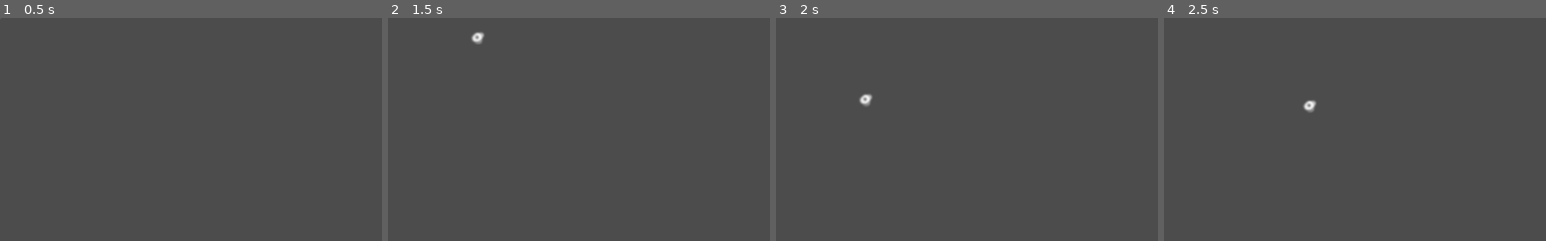
Above: before the commit, frames 1-4 (left to right).
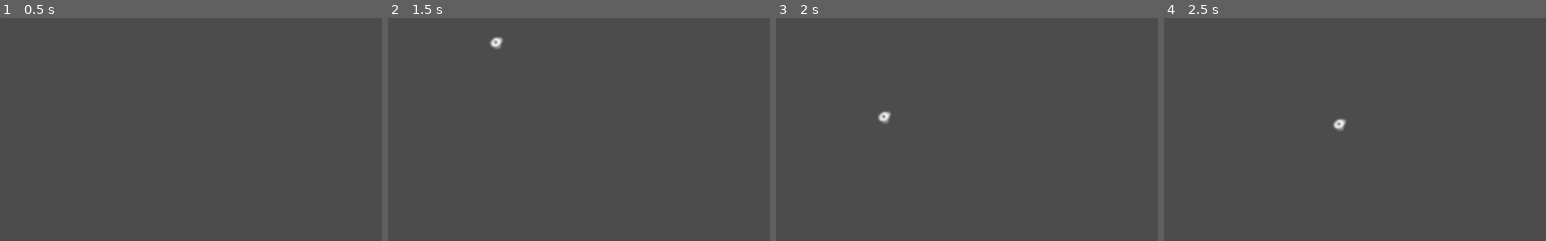
Above: after the commit, the same moments.

Repository: corbreedy/blackandwhite
Game: Godot game, scene res://Anfang.tscn
The game is run twice, just before and just after one commit, with the same random seed, the same clock (stepped at 60 frames per second) and the same inputs.
Inputs:
- Up to frame 1 (0.5 s): no input
- Up to frame 2 (1.5 s): tap Enter at 0.5 s; hold Right (ui_right) 0.53-1.28 s; tap Space at 1.25 s; hold Down (ui_down) from 1.28 s (still down)
- Up to frame 3 (2 s): keep holding Down (ui_down)
- Up to frame 4 (2.5 s): tap Enter at 2 s; release Down (ui_down) at 2.03 s; hold Right (ui_right) from 2.03 s (still down)
The pictures show only the part of the screen within x 0-50%, y 0-50%; the shares and areas given below are measured in that part.

Frame 1 is identical in both runs. In frame 2, 0.3% of the frame differs, in the area x 21-31%, y 6-15%; in frame 3, 0.3%, in the area x 21-31%, y 34-48%; in frame 4, 0.3%.

Commit message:
Using Move and Collide

Diff:
--- a/KinematicBody2D.gd
+++ b/KinematicBody2D.gd
@@ -2,7 +2,7 @@
 
 
 var velocity = Vector2()
-var speed=10000
+var speed=200
 
 
 func _ready():
@@ -15,7 +15,7 @@
 	if Input.is_action_pressed('ui_left'):
 		motion.x-=1
 	if Input.is_action_pressed('ui_up'):
-		motion.x-=1
+		motion.y-=1
 	if Input.is_action_pressed('ui_down'):
 		motion.y+=1
 	velocity=motion.normalized()*speed
@@ -23,4 +23,4 @@
 
 func _physics_process(delta):
 	get_input()
-	move_and_slide(velocity*delta)
+	move_and_collide(velocity*delta)
